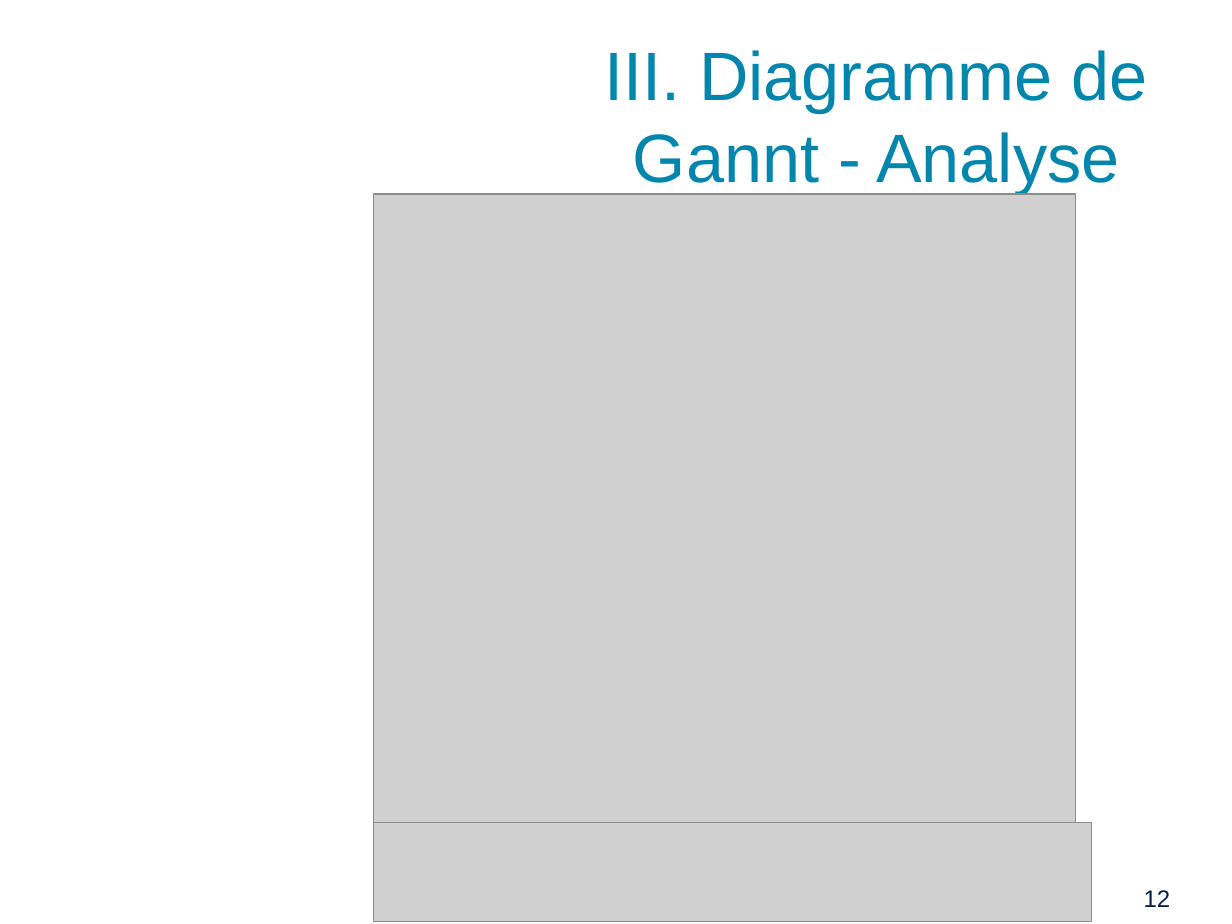
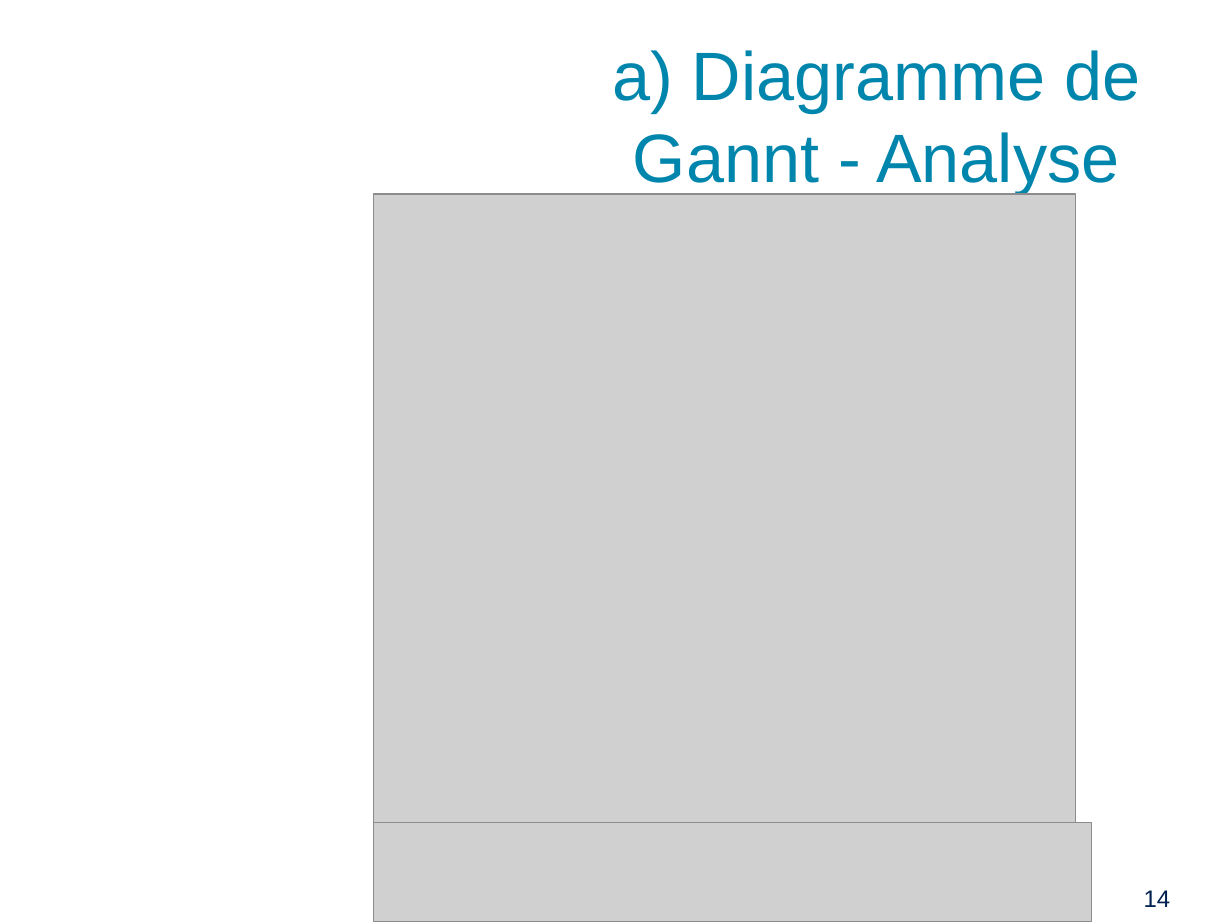
Before and after one commit to PinaudLucas/Projet, a slide deck: slide 14 of Lucas/Revue_1.odp (slide 12 before the commit). Drawn at 1232x924 pixels with LibreOffice and Linux fonts; fonts in the diff are those of the drawing; grey boxes stand for pictures; background and template pictures are left out. Boxes give left, top, right and bottom in pixels: in the first picture for what was removed or moved away, otherwise in the second. Text is boxed around its words. In the diff, an @@ line names an element or a change of style, - is before the commit and + after.

```diff
--- a/Lucas/Revue_1.odp
+++ b/Lucas/Revue_1.odp
@@ title at [612,50,1140,194]: text changed @@
-III. Diagramme de Gannt - Analyse
+a) Diagramme de Gannt - Analyse
@@ page number at [1144,890,1171,907]: text changed @@
-12
+14
```
Also in this commit, not shown: 8 other slides changed, 2 slides added, 1 other file.
